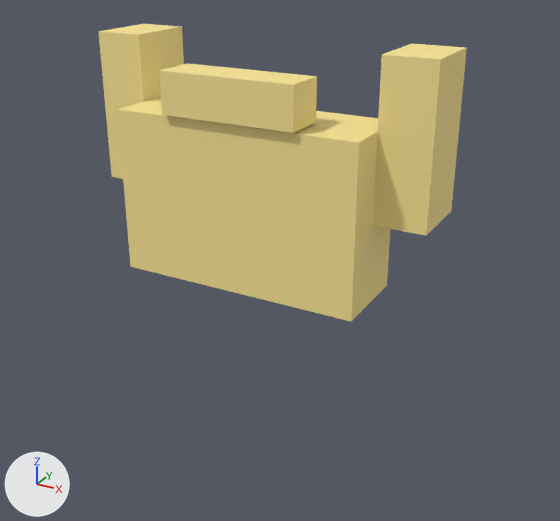
One commit to the glTF model public/assets/models/characters/wardrobe/face-beard-blond.glb: the scene before it, then after it.
Both versions are drawn from a 50 mm camera at (0.256, -0.548, 0.198) aimed at (0.022, -0.122, -0.014). Lighting does not change. The marker at lower left points along +X, +Y and +Z. The picture after the commit comes second. Vertices at exactly the same position are counted once.

In view in the first picture: 'beard_cheek_-1', 'beard_cheek_1', 'beard_chin', 'beard_stache'.
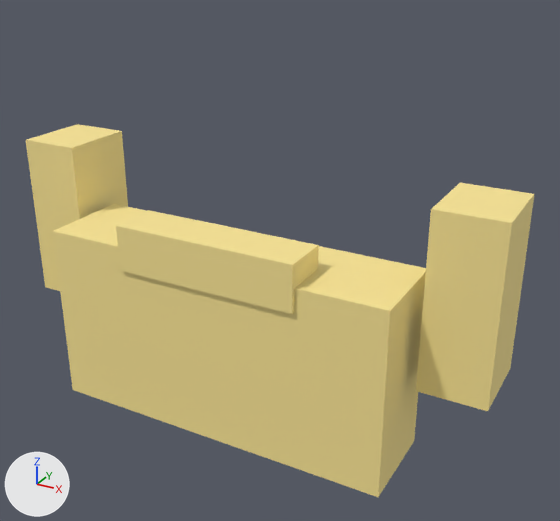
Where the change shows, as pixel boxes (x1, y1, x2, y2) in the pictures (560 x 521 px):
'beard_chin', moved, rescaled (36% wider, 30% taller)
    before: (117, 96, 390, 322)
    after: (53, 204, 426, 497)
'beard_cheek_1', reshaped (25% wider, 19% taller)
    before: (373, 44, 467, 235)
    after: (416, 183, 534, 411)
'beard_stache', moved, rescaled (28% wider, 48% taller)
    before: (159, 63, 317, 133)
    after: (116, 210, 319, 314)
'beard_cheek_-1', reshaped (18% wider, 8% taller)
    before: (98, 24, 184, 179)
    after: (26, 124, 128, 291)

The change, as a list of edits to the scene's bpy script:
```text
Change me_beard_chin:
    used by ob_beard_chin; location = (0.0, 0.0, 0.0)
    remove me_beard_chin.from_pydata(...)  # 8 vertices, 12 faces; spans x -0.087..0.087, y -0.148..-0.088, z -0.032..0.083
    add me_beard_chin.from_pydata(...)  # 8 vertices, 12 faces; spans x -0.125..0.125, y -0.183..-0.118, z -0.13..0.0
    me_beard_chin part 1: the whole mesh is scaled about its middle by (1.43, 1.08, 1.13), then moved by (0.0, -0.032, -0.09)
Change me_beard_cheek__1:
    used by ob_beard_cheek__1; location = (0.0, 0.0, 0.0)
    remove me_beard_cheek__1.from_pydata(...)  # 8 vertices, 12 faces; spans x -0.1225..-0.0875, y -0.12..-0.07, z 0.0225..0.1275
    add me_beard_cheek__1.from_pydata(...)  # 8 vertices, 12 faces; spans x -0.1775..-0.1325, y -0.1475..-0.0925, z -0.07..0.05
    me_beard_cheek__1 part 2
    me_beard_cheek__1.vertices[0].co: (-0.1225, -0.12, 0.0225) -> (-0.1775, -0.1475, -0.07)  # pixel (111, 176) -> pixel (45, 287)
    me_beard_cheek__1.vertices[1].co: (-0.1225, -0.12, 0.1275) -> (-0.1775, -0.1475, 0.05)  # pixel (98, 31) -> pixel (25, 139)
    me_beard_cheek__1.vertices[2].co: (-0.1225, -0.07, 0.0225) -> (-0.1775, -0.0925, -0.07)
    me_beard_cheek__1.vertices[3].co: (-0.1225, -0.07, 0.1275) -> (-0.1775, -0.0925, 0.05)  # pixel (143, 23) -> pixel (77, 124)
    me_beard_cheek__1.vertices[4].co: (-0.0875, -0.12, 0.0225) -> (-0.1325, -0.1475, -0.07)
    me_beard_cheek__1.vertices[5].co: (-0.0875, -0.12, 0.1275) -> (-0.1325, -0.1475, 0.05)  # pixel (138, 34) -> pixel (71, 147)
    me_beard_cheek__1.vertices[6].co: (-0.0875, -0.07, 0.0225) -> (-0.1325, -0.0925, -0.07)
    me_beard_cheek__1.vertices[7].co: (-0.0875, -0.07, 0.1275) -> (-0.1325, -0.0925, 0.05)  # pixel (182, 26) -> pixel (121, 131)
Change me_beard_cheek_1:
    used by ob_beard_cheek_1; location = (0.0, 0.0, 0.0)
    remove me_beard_cheek_1.from_pydata(...)  # 8 vertices, 12 faces; spans x 0.0875..0.1225, y -0.12..-0.07, z 0.0225..0.1275
    add me_beard_cheek_1.from_pydata(...)  # 8 vertices, 12 faces; spans x 0.1325..0.1775, y -0.1475..-0.0925, z -0.07..0.05
    me_beard_cheek_1 part 3
    me_beard_cheek_1.vertices[0].co: (0.0875, -0.12, 0.0225) -> (0.1325, -0.1475, -0.07)  # pixel (372, 225) -> pixel (415, 391)
    me_beard_cheek_1.vertices[1].co: (0.0875, -0.12, 0.1275) -> (0.1325, -0.1475, 0.05)  # pixel (381, 54) -> pixel (430, 209)
    me_beard_cheek_1.vertices[2].co: (0.0875, -0.07, 0.0225) -> (0.1325, -0.0925, -0.07)
    me_beard_cheek_1.vertices[3].co: (0.0875, -0.07, 0.1275) -> (0.1325, -0.0925, 0.05)  # pixel (411, 43) -> pixel (460, 182)
    me_beard_cheek_1.vertices[4].co: (0.1225, -0.12, 0.0225) -> (0.1775, -0.1475, -0.07)  # pixel (426, 235) -> pixel (487, 411)
    me_beard_cheek_1.vertices[5].co: (0.1225, -0.12, 0.1275) -> (0.1775, -0.1475, 0.05)  # pixel (440, 59) -> pixel (511, 223)
    me_beard_cheek_1.vertices[6].co: (0.1225, -0.07, 0.0225) -> (0.1775, -0.0925, -0.07)  # pixel (451, 210) -> pixel (510, 368)
    me_beard_cheek_1.vertices[7].co: (0.1225, -0.07, 0.1275) -> (0.1775, -0.0925, 0.05)  # pixel (466, 47) -> pixel (534, 193)
Change me_beard_stache:
    used by ob_beard_stache; location = (0.0, 0.0, 0.0)
    remove me_beard_stache.from_pydata(...)  # 8 vertices, 12 faces; spans x -0.0475..0.0475, y -0.152..-0.122, z 0.084..0.112
    add me_beard_stache.from_pydata(...)  # 8 vertices, 12 faces; spans x -0.065..0.065, y -0.185..-0.151, z -0.016..0.016
    me_beard_stache part 4: the whole mesh is scaled about its middle by (1.37, 1.13, 1.14), then moved by (0.0, -0.031, -0.098)
```
